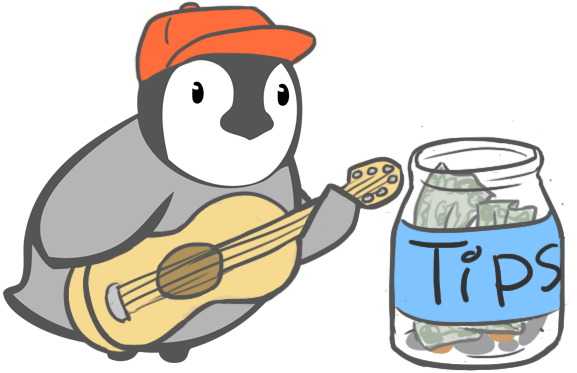
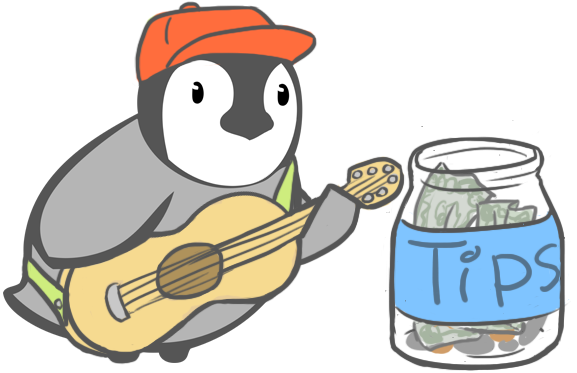
Comparing the layer stacks of the two (577, 373) images. Changes:
painted on "Layer 2" over bbox(21, 153, 565, 365)
painted on "Layer 3" over bbox(22, 57, 569, 356)
added layer "Layer 11" (56%) above "Layer 10" over bbox(407, 239, 560, 308)
painted on "Layer 10" over bbox(407, 149, 565, 308)
